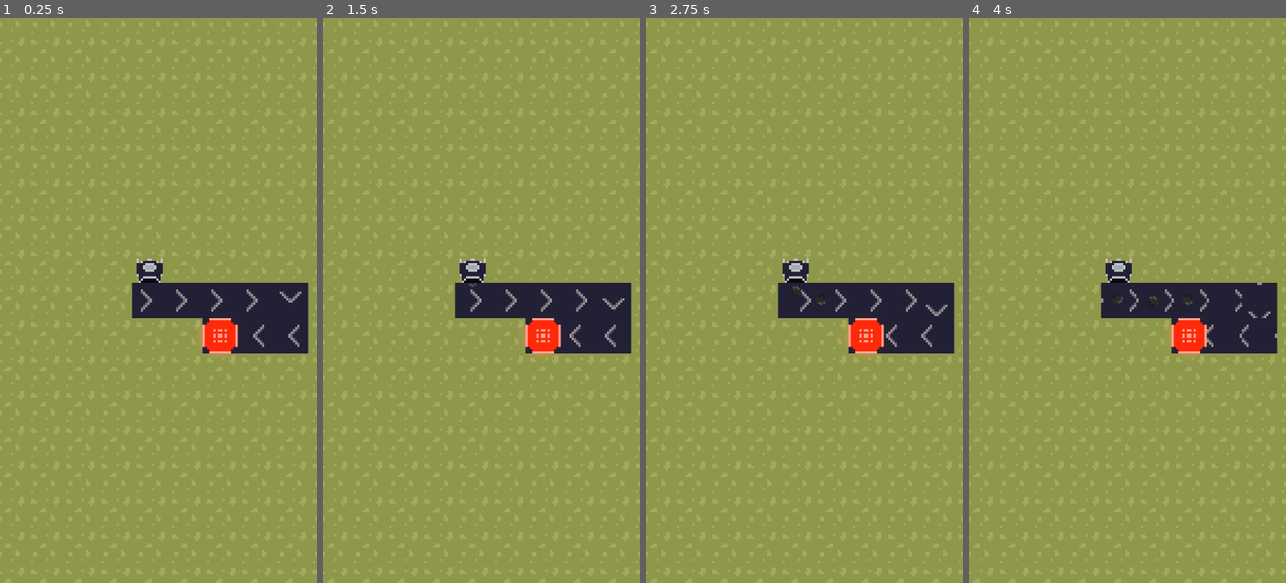
Above: before the commit, frames 1-4 (left to right).
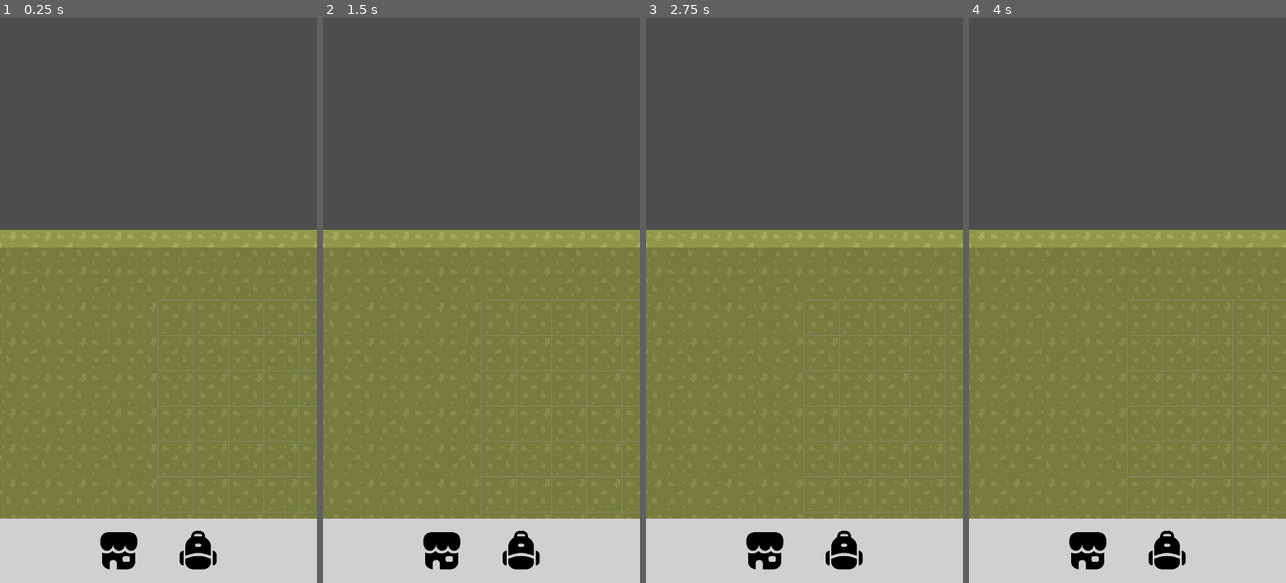
Above: after the commit, the same moments.

Repository: bencerr/Factory-Frontier
Game: Godot game, scene res://scenes/main.tscn
Same seed, same stepped clock (60 frames per second), same inputs: the game is played once before the commit and once after it.
Inputs (mouse positions are in pixels of both pictures, inside the frame that each line leads up to):
- Up to frame 1 (0.25 s): no input
- Up to frame 2 (1.5 s): click (443, 549) at 0.52 s; click (519, 549) at 1.27 s
- Up to frame 3 (2.75 s): click (766, 549) at 2.02 s
- Up to frame 4 (4 s): click (1165, 549) at 2.77 s; click (1089, 549) at 3.52 s

The runs differ from the first frame. In frame 1, 91% of the frame differs, in the area x 0-100%, y 0-100%; in frame 2, 91%; in frame 3, 91%; in frame 4, 91%.

Commit message:
updates

Diff:
--- a/project.godot
+++ b/project.godot
@@ -18,11 +18,20 @@
 [autoload]
 
 PlayerData="*res://scripts/player_data.gd"
+GameData="*res://scripts/game_data.gd"
 
 [display]
 
 window/size/viewport_width=720
 window/size/viewport_height=1280
+
+[input]
+
+move_camera={
+"deadzone": 0.5,
+"events": [Object(InputEventMouseButton,"resource_local_to_scene":false,"resource_name":"","device":-1,"window_id":0,"alt_pressed":false,"shift_pressed":false,"ctrl_pressed":false,"meta_pressed":false,"button_mask":0,"position":Vector2(0, 0),"global_position":Vector2(0, 0),"factor":1.0,"button_index":1,"canceled":false,"pressed":false,"double_click":false,"script":null)
+]
+}
 
 [physics]
 
--- a/scenes/conveyor.tscn
+++ b/scenes/conveyor.tscn
@@ -144,7 +144,8 @@
 
 [node name="AnimatedSprite2D" type="AnimatedSprite2D" parent="."]
 sprite_frames = SubResource("SpriteFrames_7mg20")
-frame_progress = 0.145387
+frame = 4
+frame_progress = 0.411811
 
 [node name="CollisionShape2D" type="CollisionShape2D" parent="."]
 shape = SubResource("RectangleShape2D_k4ei5")
--- /dev/null
+++ b/scenes/grid_lines.tscn
@@ -0,0 +1,6 @@
+[gd_scene load_steps=2 format=3 uid="uid://kk7fsdl0e5y1"]
+
+[ext_resource type="Script" path="res://scripts/grid_lines.gd" id="1_qqr17"]
+
+[node name="GridLines" type="Node2D"]
+script = ExtResource("1_qqr17")
--- /dev/null
+++ b/scenes/input_handler.tscn
@@ -0,0 +1,9 @@
+[gd_scene load_steps=3 format=3 uid="uid://cadm5wekokr3h"]
+
+[ext_resource type="Script" path="res://scripts/input_handler.gd" id="1_8lpij"]
+[ext_resource type="PackedScene" uid="uid://cviq7kt3r4xhk" path="res://scenes/item_placement.tscn" id="2_cw0v0"]
+
+[node name="InputHandler" type="Node2D"]
+script = ExtResource("1_8lpij")
+
+[node name="ItemPlacement" parent="." instance=ExtResource("2_cw0v0")]
--- /dev/null
+++ b/scenes/item_placement.tscn
@@ -0,0 +1,13 @@
+[gd_scene load_steps=4 format=3 uid="uid://cviq7kt3r4xhk"]
+
+[ext_resource type="Script" path="res://scripts/item_placement.gd" id="1_bncsx"]
+[ext_resource type="PackedScene" uid="uid://buiikly52efer" path="res://scenes/conveyor.tscn" id="2_t21ii"]
+[ext_resource type="PackedScene" uid="uid://kk7fsdl0e5y1" path="res://scenes/grid_lines.tscn" id="3_a0a36"]
+
+[node name="ItemPlacement" type="Node2D"]
+script = ExtResource("1_bncsx")
+scene_to_place = ExtResource("2_t21ii")
+
+[node name="GridLines" parent="." instance=ExtResource("3_a0a36")]
+
+[node name="PlacedItems" type="Node2D" parent="."]
--- a/scenes/main.tscn
+++ b/scenes/main.tscn
@@ -1,10 +1,137 @@
-[gd_scene load_steps=8 format=3 uid="uid://ci5aifnevl48"]
+[gd_scene load_steps=26 format=3 uid="uid://ci5aifnevl48"]
 
 [ext_resource type="Texture2D" uid="uid://p33b3al8i42" path="res://sprites/tilesets/ground.png" id="1_4bdgf"]
-[ext_resource type="PackedScene" uid="uid://buiikly52efer" path="res://scenes/conveyor.tscn" id="2_vjxwv"]
-[ext_resource type="PackedScene" uid="uid://rmmtsjgp54cf" path="res://scenes/dropper.tscn" id="3_jyhug"]
-[ext_resource type="PackedScene" uid="uid://di3m6gl5yyflj" path="res://scenes/ore1.tscn" id="4_fqk7q"]
-[ext_resource type="PackedScene" uid="uid://dmx2kmvei158c" path="res://scenes/Furnace.tscn" id="5_rwpfx"]
+[ext_resource type="Script" path="res://scripts/main.gd" id="1_adrvj"]
+[ext_resource type="Texture2D" uid="uid://dsvowh2gxsb40" path="res://sprites/tilesets/conveyor.png" id="2_3llvq"]
+[ext_resource type="PackedScene" uid="uid://cadm5wekokr3h" path="res://scenes/input_handler.tscn" id="5_3klxr"]
+[ext_resource type="PackedScene" uid="uid://5qesdudrl5ii" path="res://scenes/ui/ui.tscn" id="5_ju281"]
+
+[sub_resource type="AtlasTexture" id="AtlasTexture_6uerg"]
+atlas = ExtResource("2_3llvq")
+region = Rect2(0, 0, 16, 16)
+
+[sub_resource type="AtlasTexture" id="AtlasTexture_37i3j"]
+atlas = ExtResource("2_3llvq")
+region = Rect2(16, 0, 16, 16)
+
+[sub_resource type="AtlasTexture" id="AtlasTexture_sorce"]
+atlas = ExtResource("2_3llvq")
+region = Rect2(32, 0, 16, 16)
+
+[sub_resource type="AtlasTexture" id="AtlasTexture_pnwtm"]
+atlas = ExtResource("2_3llvq")
+region = Rect2(48, 0, 16, 16)
+
+[sub_resource type="AtlasTexture" id="AtlasTexture_fdf0w"]
+atlas = ExtResource("2_3llvq")
+region = Rect2(64, 0, 16, 16)
+
+[sub_resource type="AtlasTexture" id="AtlasTexture_ukgw2"]
+atlas = ExtResource("2_3llvq")
+region = Rect2(80, 0, 16, 16)
+
+[sub_resource type="AtlasTexture" id="AtlasTexture_f3b7h"]
+atlas = ExtResource("2_3llvq")
+region = Rect2(96, 0, 16, 16)
+
+[sub_resource type="AtlasTexture" id="AtlasTexture_uoug8"]
+atlas = ExtResource("2_3llvq")
+region = Rect2(112, 0, 16, 16)
+
+[sub_resource type="AtlasTexture" id="AtlasTexture_717pl"]
+atlas = ExtResource("2_3llvq")
+region = Rect2(128, 0, 16, 16)
+
+[sub_resource type="AtlasTexture" id="AtlasTexture_enom4"]
+atlas = ExtResource("2_3llvq")
+region = Rect2(144, 0, 16, 16)
+
+[sub_resource type="AtlasTexture" id="AtlasTexture_u1et5"]
+atlas = ExtResource("2_3llvq")
+region = Rect2(160, 0, 16, 16)
+
+[sub_resource type="AtlasTexture" id="AtlasTexture_qr8tj"]
+atlas = ExtResource("2_3llvq")
+region = Rect2(176, 0, 16, 16)
+
+[sub_resource type="AtlasTexture" id="AtlasTexture_nblsg"]
+atlas = ExtResource("2_3llvq")
+region = Rect2(192, 0, 16, 16)
+
+[sub_resource type="AtlasTexture" id="AtlasTexture_u2csj"]
+atlas = ExtResource("2_3llvq")
+region = Rect2(208, 0, 16, 16)
+
+[sub_resource type="AtlasTexture" id="AtlasTexture_dm7c4"]
+atlas = ExtResource("2_3llvq")
+region = Rect2(224, 0, 16, 16)
+
+[sub_resource type="AtlasTexture" id="AtlasTexture_pipv0"]
+atlas = ExtResource("2_3llvq")
+region = Rect2(240, 0, 16, 16)
+
+[sub_resource type="AtlasTexture" id="AtlasTexture_lipjb"]
+atlas = ExtResource("2_3llvq")
+region = Rect2(256, 0, 16, 16)
+
+[sub_resource type="SpriteFrames" id="SpriteFrames_f80a0"]
+animations = [{
+"frames": [{
+"duration": 1.0,
+"texture": SubResource("AtlasTexture_6uerg")
+}, {
+"duration": 1.0,
+"texture": SubResource("AtlasTexture_37i3j")
+}, {
+"duration": 1.0,
+"texture": SubResource("AtlasTexture_sorce")
+}, {
+"duration": 1.0,
+"texture": SubResource("AtlasTexture_pnwtm")
+}, {
+"duration": 1.0,
+"texture": SubResource("AtlasTexture_fdf0w")
+}, {
+"duration": 1.0,
+"texture": SubResource("AtlasTexture_ukgw2")
+}, {
+"duration": 1.0,
+"texture": SubResource("AtlasTexture_f3b7h")
+}, {
+"duration": 1.0,
+"texture": SubResource("AtlasTexture_uoug8")
+}, {
+"duration": 1.0,
+"texture": SubResource("AtlasTexture_717pl")
+}, {
+"duration": 1.0,
+"texture": SubResource("AtlasTexture_enom4")
+}, {
+"duration": 1.0,
+"texture": SubResource("AtlasTexture_u1et5")
+}, {
+"duration": 1.0,
+"texture": SubResource("AtlasTexture_qr8tj")
+}, {
+"duration": 1.0,
+"texture": SubResource("AtlasTexture_nblsg")
+}, {
+"duration": 1.0,
+"texture": SubResource("AtlasTexture_u2csj")
+}, {
+"duration": 1.0,
+"texture": SubResource("AtlasTexture_dm7c4")
+}, {
+"duration": 1.0,
+"texture": SubResource("AtlasTexture_pipv0")
+}, {
+"duration": 1.0,
+"texture": SubResource("AtlasTexture_lipjb")
+}],
+"loop": true,
+"name": &"default",
+"speed": 16.0
+}]
 
 [sub_resource type="TileSetAtlasSource" id="TileSetAtlasSource_q34k5"]
 texture = ExtResource("1_4bdgf")
@@ -15,9 +142,22 @@
 sources/0 = SubResource("TileSetAtlasSource_q34k5")
 
 [node name="Main" type="Node2D"]
+script = ExtResource("1_adrvj")
+
+[node name="CanvasLayer" type="CanvasLayer" parent="."]
+
+[node name="UI" parent="CanvasLayer" instance=ExtResource("5_ju281")]
+custom_minimum_size = Vector2(720, 1280)
+size_flags_horizontal = 4
+size_flags_vertical = 4
+
+[node name="ConveyorAnimationSync" type="AnimatedSprite2D" parent="."]
+visible = false
+sprite_frames = SubResource("SpriteFrames_f80a0")
+frame_progress = 0.269415
 
 [node name="Camera2D" type="Camera2D" parent="."]
-position = Vector2(92, 120)
+position = Vector2(2.08165e-12, 2.08165e-12)
 offset = Vector2(2.08165e-12, 2.08165e-12)
 zoom = Vector2(5, 5)
 
@@ -26,35 +166,5 @@
 format = 2
 layer_0/tile_data = PackedInt32Array(-65541, 0, 0, -5, 0, 0, 65531, 0, 0, 131067, 0, 0, 196603, 0, 0, 262139, 0, 0, 327 …(10179 unchanged characters)…
 
-[node name="Conveyor" parent="." instance=ExtResource("2_vjxwv")]
-position = Vector2(88, 120)
-
-[node name="Conveyor2" parent="." instance=ExtResource("2_vjxwv")]
-position = Vector2(104, 120)
-
-[node name="Conveyor3" parent="." instance=ExtResource("2_vjxwv")]
-position = Vector2(120, 120)
-
-[node name="Conveyor4" parent="." instance=ExtResource("2_vjxwv")]
-position = Vector2(136, 120)
-
-[node name="Conveyor5" parent="." instance=ExtResource("2_vjxwv")]
-position = Vector2(152, 120)
-rotation = 1.57079
-
-[node name="Conveyor6" parent="." instance=ExtResource("2_vjxwv")]
-position = Vector2(152, 136)
-rotation = 3.14159
-
-[node name="Conveyor7" parent="." instance=ExtResource("2_vjxwv")]
-position = Vector2(136, 136)
-rotation = 3.14159
-
-[node name="Dropper" parent="." node_paths=PackedStringArray("conveyor") instance=ExtResource("3_jyhug")]
-position = Vector2(88, 104)
-rotation = 1.57079
-sprite = ExtResource("4_fqk7q")
-conveyor = NodePath("../Conveyor")
-
-[node name="Furnace" parent="." instance=ExtResource("5_rwpfx")]
-position = Vector2(120, 136)
+[node name="InputHandler" parent="." node_paths=PackedStringArray("cam") instance=ExtResource("5_3klxr")]
+cam = NodePath("../Camera2D")
--- /dev/null
+++ b/scenes/ui/ui.tscn
@@ -0,0 +1,91 @@
+[gd_scene load_steps=6 format=3 uid="uid://5qesdudrl5ii"]
+
+[ext_resource type="Script" path="res://scripts/ui.gd" id="1_hq2yj"]
+[ext_resource type="Texture2D" uid="uid://3hytavl1qmkd" path="res://sprites/store.png" id="1_lyyx3"]
+[ext_resource type="Texture2D" uid="uid://rdrht2vges1e" path="res://sprites/backpack.png" id="2_862wk"]
+
+[sub_resource type="StyleBoxFlat" id="StyleBoxFlat_0l1qm"]
+bg_color = Color(0.815686, 0.815686, 0.815686, 1)
+
+[sub_resource type="StyleBoxFlat" id="StyleBoxFlat_otks1"]
+bg_color = Color(0, 0, 0, 0.180392)
+
+[node name="UI" type="Control"]
+layout_mode = 3
+anchors_preset = 15
+anchor_right = 1.0
+anchor_bottom = 1.0
+grow_horizontal = 2
+grow_vertical = 2
+script = ExtResource("1_hq2yj")
+
+[node name="TabControl" type="Control" parent="."]
+layout_mode = 1
+anchors_preset = 12
+anchor_top = 1.0
+anchor_right = 1.0
+anchor_bottom = 1.0
+offset_top = -146.0
+grow_horizontal = 2
+grow_vertical = 0
+
+[node name="Panel" type="Panel" parent="TabControl"]
+layout_mode = 1
+anchors_preset = 15
+anchor_right = 1.0
+anchor_bottom = 1.0
+grow_horizontal = 2
+grow_vertical = 2
+theme_override_styles/panel = SubResource("StyleBoxFlat_0l1qm")
+
+[node name="HFlowContainer" type="HFlowContainer" parent="TabControl"]
+layout_mode = 1
+anchors_preset = 15
+anchor_right = 1.0
+anchor_bottom = 1.0
+offset_top = 23.0
+offset_bottom = -23.0
+grow_horizontal = 2
+grow_vertical = 2
+theme_override_constants/h_separation = 80
+alignment = 1
+
+[node name="ShopButton" type="TextureButton" parent="TabControl/HFlowContainer"]
+custom_minimum_size = Vector2(100, 100)
+layout_mode = 2
+size_flags_horizontal = 4
+size_flags_vertical = 4
+texture_normal = ExtResource("1_lyyx3")
+ignore_texture_size = true
+stretch_mode = 5
+
+[node name="InventoryButton" type="TextureButton" parent="TabControl/HFlowContainer"]
+custom_minimum_size = Vector2(100, 100)
+layout_mode = 2
+size_flags_horizontal = 4
+size_flags_vertical = 4
+texture_normal = ExtResource("2_862wk")
+ignore_texture_size = true
+stretch_mode = 5
+
+[node name="Control" type="Control" parent="."]
+layout_mode = 1
+anchor_top = 0.417
+anchor_right = 1.0
+anchor_bottom = 0.886
+offset_top = -13.76
+offset_bottom = -0.0800476
+grow_horizontal = 2
+grow_vertical = 0
+
+[node name="Panel" type="Panel" parent="Control"]
+layout_mode = 1
+anchors_preset = 15
+anchor_right = 1.0
+anchor_bottom = 1.0
+grow_horizontal = 2
+grow_vertical = 2
+theme_override_styles/panel = SubResource("StyleBoxFlat_otks1")
+
+[connection signal="pressed" from="TabControl/HFlowContainer/ShopButton" to="." method="_on_texture_button_pressed"]
+[connection signal="pressed" from="TabControl/HFlowContainer/InventoryButton" to="." method="_on_texture_button_2_pressed"]
--- a/scripts/conveyor.gd
+++ b/scripts/conveyor.gd
@@ -7,6 +7,9 @@
 	item_holder = $ItemHolder
 	detector = $Detector
 	$AnimatedSprite2D.play()
+	var current_frame = get_node("/root/Main/ConveyorAnimationSync").get_frame()
+	var current_progress = get_node("/root/Main/ConveyorAnimationSync").get_frame_progress()
+	$AnimatedSprite2D.set_frame_and_progress(current_frame, current_progress)
 
 func can_recieve_item() -> bool:
 	return item_holder.get_child_count() == 0
--- /dev/null
+++ b/scripts/game_data.gd
@@ -0,0 +1,3 @@
+extends Node
+
+var grid_size = 16
--- /dev/null
+++ b/scripts/grid_lines.gd
@@ -0,0 +1,18 @@
+extends Node2D
+class_name GridLines
+
+# Color of the grid lines
+@export var grid_color = Color(0.8, 0.8, 0.8, 0.5)
+
+func _draw():
+    var viewport_size = get_viewport().size
+    var width = viewport_size.x
+    var height = viewport_size.y
+
+    # Draw vertical lines
+    for x in range(0, width, GameData.grid_size):
+        draw_line(Vector2(x, 0), Vector2(x, height), grid_color)
+
+    # Draw horizontal lines
+    for y in range(0, height, GameData.grid_size):
+        draw_line(Vector2(0, y), Vector2(width, y), grid_color)
--- /dev/null
+++ b/scripts/input_handler.gd
@@ -0,0 +1,19 @@
+extends Node2D
+@export var cam: Camera2D
+
+var moving_camera: bool = false
+var mouse_origin_pos: Vector2
+
+func _input(event: InputEvent) -> void:
+	if event.is_action("move_camera"):
+		if event.is_pressed():
+			mouse_origin_pos = get_global_mouse_position()
+			moving_camera = true
+		else:
+			moving_camera = false
+
+
+func _process(_delta: float) -> void:
+	if moving_camera:
+		var mouse_delta: Vector2 = get_global_mouse_position() - mouse_origin_pos
+		cam.position = cam.position.lerp(cam.position-mouse_delta, 0.16)
--- /dev/null
+++ b/scripts/item_placement.gd
@@ -0,0 +1,18 @@
+extends Node2D
+class_name ItemPlacement
+# PackedScene to instance
+@export var scene_to_place : PackedScene
+@onready var tilemap: TileMap = get_node("/root/Main/TileMap")
+var enabled: bool = false
+
+func _input(event):
+	if not enabled: return
+	if event is InputEventMouseButton and event.pressed:
+		if event.button_index == MOUSE_BUTTON_LEFT:
+			var mouse_pos: Vector2 = get_global_mouse_position()
+			var tile_pos: Vector2i = tilemap.local_to_map(mouse_pos)
+
+			if scene_to_place:
+				var instance: Node = scene_to_place.instantiate()
+				instance.position = tilemap.map_to_local(tile_pos)
+				$PlacedItems.add_child(instance)
--- /dev/null
+++ b/scripts/main.gd
@@ -0,0 +1,4 @@
+extends Node
+
+func _ready() -> void:
+    $ConveyorAnimationSync.play()
--- /dev/null
+++ b/scripts/ui.gd
@@ -0,0 +1,21 @@
+extends Control
+
+@export var shop_button: BaseButton
+@export var inv_button: BaseButton
+
+
+
+
+func _on_texture_button_2_pressed() -> void:
+	pass # Replace with function body.
+
+func _on_texture_button_pressed() -> void:
+	pass # Replace with function body.
+
+
+
+func _on_inventory_button_pressed() -> void:
+	pass # Replace with function body.
+
+func _on_shop_button_pressed() -> void:
+	pass # Replace with function body.
Binary file added: sprites/backpack.png
Not shown, added: sprites/backpack.png.import
Binary file added: sprites/store.png
Not shown, added: sprites/store.png.import
Not shown, added: .gitattributes
